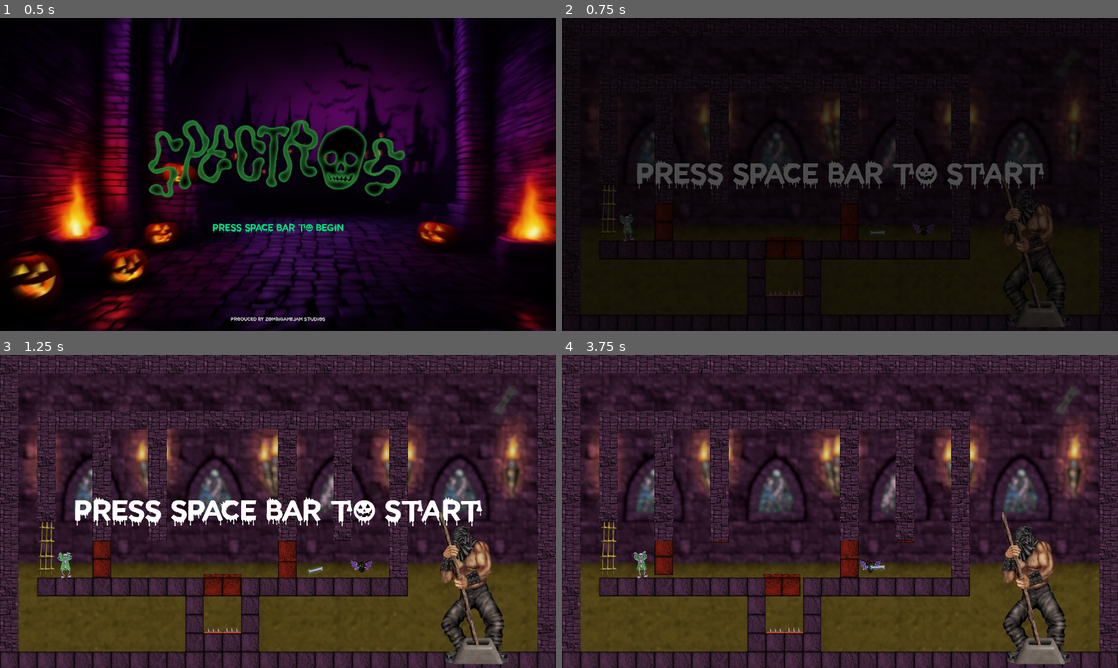
Above: before the commit, frames 1-4 (two rows, left to right).
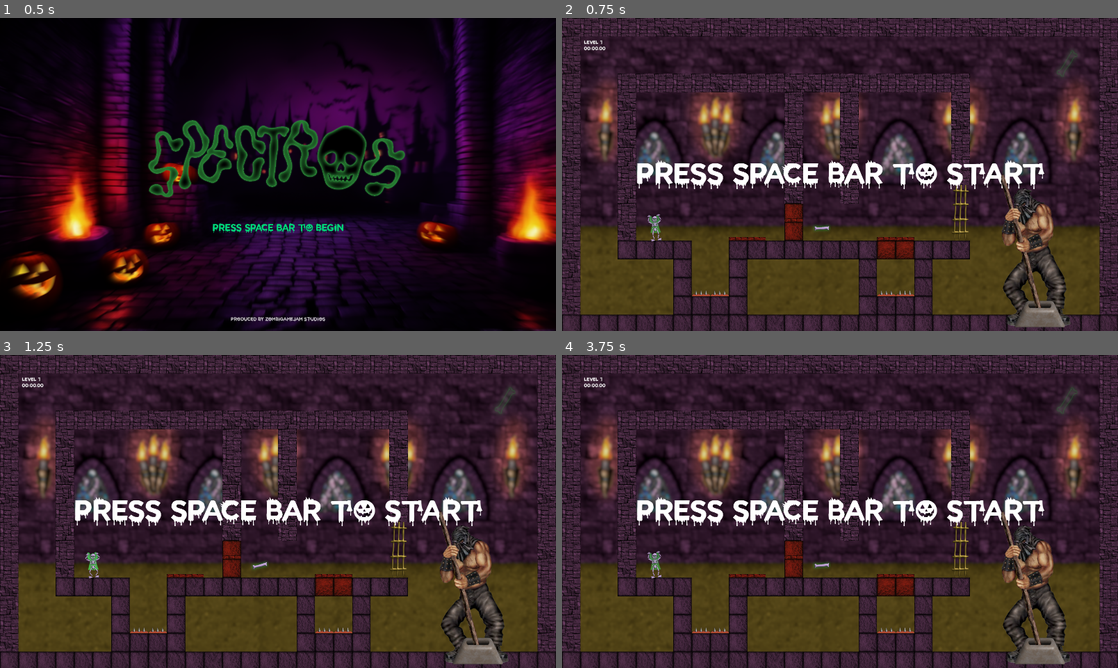
Above: after the commit, the same moments.

Repository: Drew-Wagner/Spectros
Game: Godot game, scene res://scenes/main_menu.tscn
Same seed, same stepped clock (60 frames per second), same inputs: the game is played once before the commit and once after it.
Inputs:
- Up to frame 1 (0.5 s): no input
- Up to frame 2 (0.75 s): click "PRESS SPACE BAR TO BEGIN" at 0.5 s
- Up to frame 3 (1.25 s): no input
- Up to frame 4 (3.75 s): tap Space (toggle) at 1.25, 1.35, 2.1, 2.85, 3.6 s

Frame 1 is identical in both runs. In frame 2, 88% of the frame differs, in the area x 0-100%, y 0-100%; in frame 3, 13%; in frame 4, 16%.

Commit message:
hopefully last updates!

Diff:
--- a/scenes/game.tscn
+++ b/scenes/game.tscn
@@ -108,7 +108,7 @@
 
 [node name="game" type="Node2D"]
 script = ExtResource("1_rnd3o")
-levels = Array[PackedScene]([ExtResource("2_eublf"), ExtResource("2_jjbby"), ExtResource("2_g42qk"), ExtResource("2_12uj8")])
+levels = Array[PackedScene]([ExtResource("2_jjbby"), ExtResource("2_eublf"), ExtResource("2_12uj8"), ExtResource("2_g42qk")])
 toggle_sounds = Array[AudioStream]([ExtResource("3_o2w25"), ExtResource("4_5x8y0")])
 grunt_sounds = Array[AudioStream]([ExtResource("5_k5x62"), ExtResource("6_mcigs"), ExtResource("7_s3rb2"), ExtResource("8_fmkyl"), ExtResource("9_qffde"), ExtResource("10_siirr")])
 win_sound = ExtResource("5_f3xnp")
@@ -138,8 +138,10 @@
 [node name="CanvasLayer" type="CanvasLayer" parent="."]
 
 [node name="MarginContainer" type="MarginContainer" parent="CanvasLayer"]
-offset_right = 192.0
-offset_bottom = 56.0
+offset_left = 64.0
+offset_top = 64.0
+offset_right = 256.0
+offset_bottom = 126.0
 theme_override_constants/margin_left = 12
 theme_override_constants/margin_top = 12
 
@@ -228,6 +230,7 @@
 script = ExtResource("13_qf1cm")
 
 [node name="ColorRect" type="ColorRect" parent="CanvasLayer"]
+visible = false
 anchors_preset = 15
 anchor_right = 1.0
 anchor_bottom = 1.0
--- a/scenes/main_character.tscn
+++ b/scenes/main_character.tscn
@@ -173,6 +173,8 @@
 size = Vector2(32, 88)
 
 [node name="MainCharacter" type="CharacterBody2D" groups=["player"]]
+floor_block_on_wall = false
+platform_on_leave = 2
 script = ExtResource("1_e7r1n")
 moveSpeed = 128.0
 
Not shown: 1 places in scenes/game.tscn that only renumber resources
